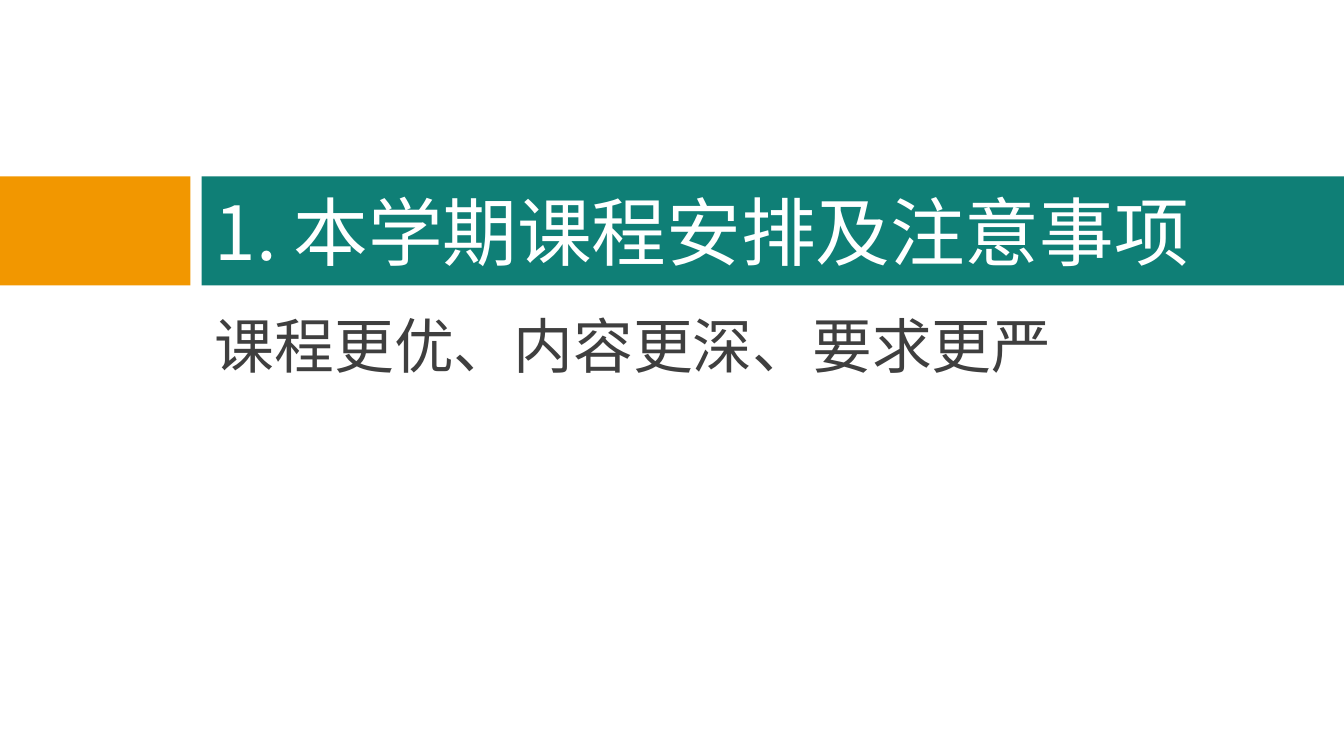
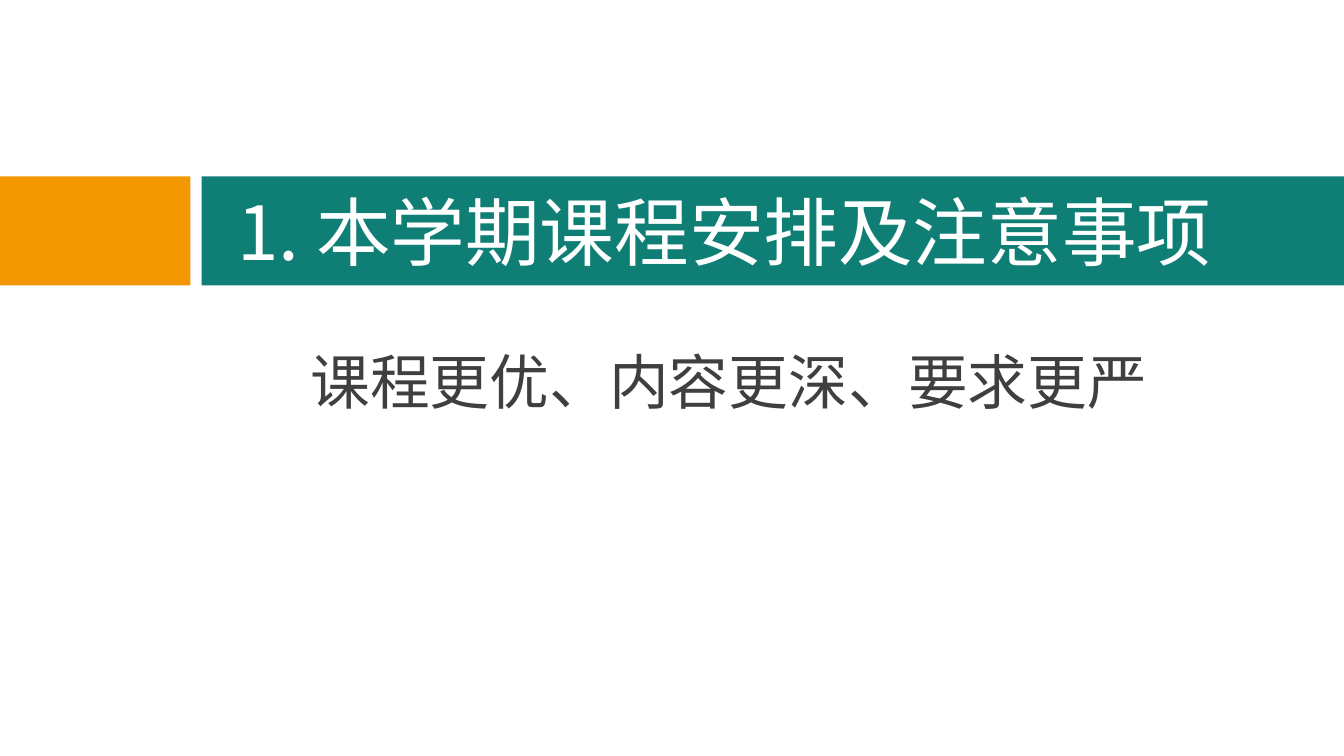
Before and after one commit to hbsiteam/Teaching2013, a slide deck: slide 4 of 3G/MySQL数据库/MySQL_PPT_1.0.0/MySQL-chapter-1-v1.0.0.ppt. Drawn at 1344x756 pixels with LibreOffice and Linux fonts; fonts in the diff are those of the drawing. Boxes give left, top, right and bottom in pixels: in the first picture for what was removed or moved away, otherwise in the second. Text is boxed around its words. In the diff, an @@ line names an element or a change of style, - is before the commit and + after.

```diff
--- a/3G/MySQL数据库/MySQL_PPT_1.0.0/MySQL-chapter-1-v1.0.0.ppt
+++ b/3G/MySQL数据库/MySQL_PPT_1.0.0/MySQL-chapter-1-v1.0.0.ppt
@@ title "1. 本学期课程安排及注意事项": place and size @@
-title "1. 本学期课程安排及注意事项" at bbox=[215, 196, 1189, 267]
+title "1. 本学期课程安排及注意事项" at bbox=[237, 196, 1211, 267]
@@ text "课程更优、内容更深、要求更严": place and size @@
-text "课程更优、内容更深、要求更严" at bbox=[215, 317, 1052, 373]
+text "课程更优、内容更深、要求更严" at bbox=[310, 353, 1147, 409]
@@ text "课程更优、内容更深、要求更严" at bbox=[310, 353, 1147, 409]: line spacing 1 to 1.5 @@
```
Also in this commit, not shown: 15 other slides changed, 1 slide added, 4 other files.
